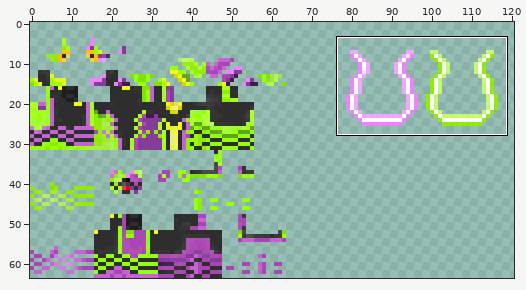
A sprite sheet gets an edit: src/main/resources/assets/kamenridercraft/textures/armor/loq_q.png. The picture above shows the old version from afar; the outline marks the close-up.
Close-up. First the earlier version:
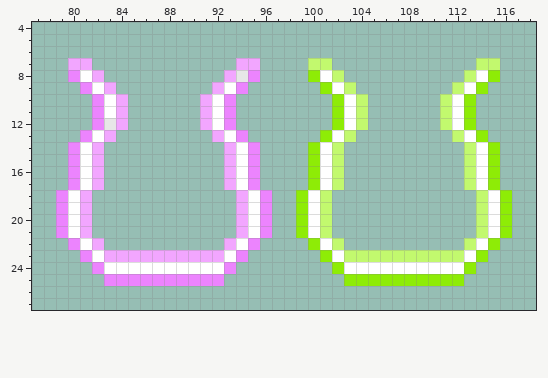
The file is 128x64 pixels. Colours within 5 levels of each other are drawn and written as one. Shown: x 77..118, y 4..27. The wide view leaves out empty margins. The commit also changed other parts of the picture, which this record leaves out.
Now the later version:
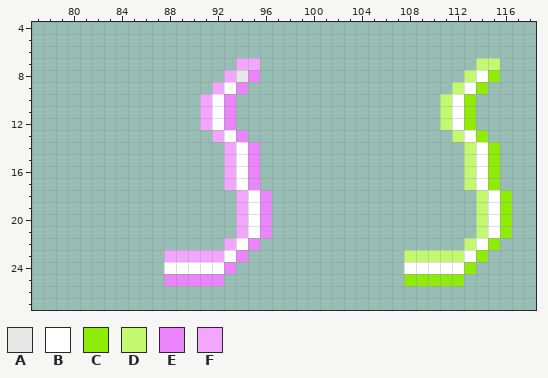
Palette (. is transparent): A #e7e7e7  B #ffffff  C #8eec06  D #c2f96e  E #ec84fe  F #f2a6ff
Diff:
@@ x 77..118 @@
  6 ..........................................
- 7 ...FF............FF....DD............DD...
- 8 ...EBF..........FAE....CBD..........DBC...
- 9 ....EBF........FBE......CBD........DBC....
-10 .....EBF......FBE........CBD......DBC.....
-11 .....EBF......FBE........CBD......DBC.....
-12 .....EAF......FBE........CBD......DBC.....
-13 ....EBF........FBE......CBD........DBC....
-14 ...EBF..........FBE....CBD..........DBC...
-15 ...EBF..........FBE....CBD..........DBC...
-16 ...EBF..........FBE....CBD..........DBC...
-17 ...EBF..........FBE....CBD..........DBC...
-18 ..EBF............FBE..CBD............DBC..
-19 ..EBF............FBE..CBD............DBC..
-20 ..EBF............FBE..CBD............DBC..
-21 ..EBF............FBE..CBD............DBC..
-22 ...EBF..........FBE....CBD..........DBC...
-23 ....EBFFFFFFFFFFBE......CBDDDDDDDDDDBC....
-24 .....EBBBBBBBBBBE........CBBBBBBBBBBC.....
-25 ......EEEEEEEEEE..........CCCCCCCCCC......
+ 7 .................FF..................DD...
+ 8 ................FAE.................DBC...
+ 9 ...............FBE.................DBC....
+10 ..............FBE.................DBC.....
+11 ..............FBE.................DBC.....
+12 ..............FBE.................DBC.....
+13 ...............FBE.................DBC....
+14 ................FBE.................DBC...
+15 ................FBE.................DBC...
+16 ................FBE.................DBC...
+17 ................FBE.................DBC...
+18 .................FBE.................DBC..
+19 .................FBE.................DBC..
+20 .................FBE.................DBC..
+21 .................FBE.................DBC..
+22 ................FBE.................DBC...
+23 ...........FFFFFBE.............DDDDDBC....
+24 ...........BBBBBE..............BBBBBC.....
+25 ...........EEEEE...............CCCCC......
 26 ..........................................
